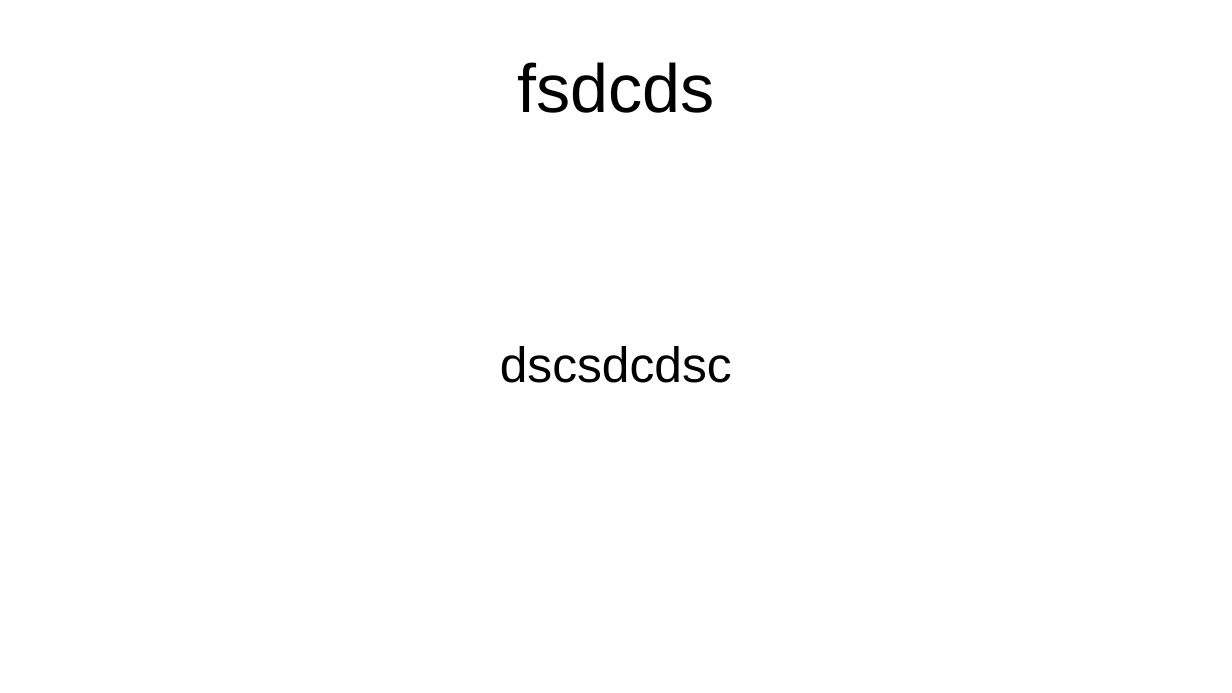
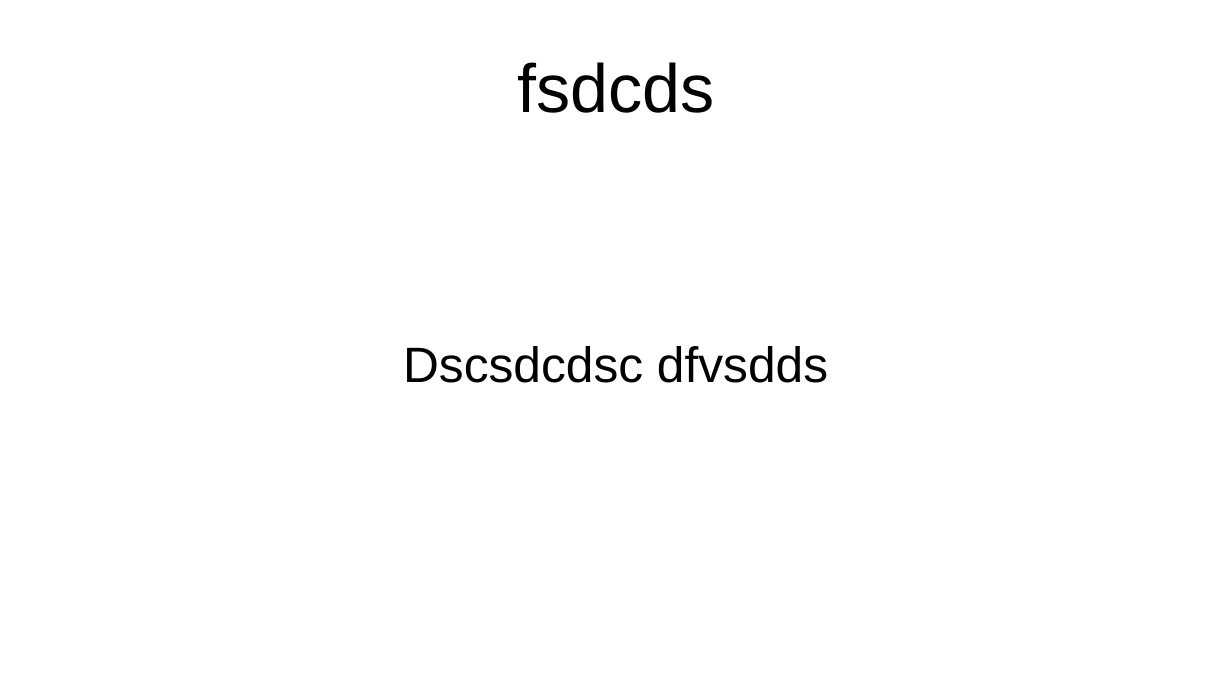
Before and after one commit to rainaankit/gitTutorials, a slide deck: slide 1 of myDocument.odp. Drawn at 1232x693 pixels with LibreOffice and Linux fonts; fonts in the diff are those of the drawing. Boxes give left, top, right and bottom in pixels: in the first picture for what was removed or moved away, otherwise in the second. Text is boxed around its words. In the diff, an @@ line names an element or a change of style, - is before the commit and + after.

```diff
--- a/myDocument.odp
+++ b/myDocument.odp
@@ subtitle at [403, 346, 828, 383]: text changed @@
-dscsdcdsc
+Dscsdcdsc dfvsdds
```
Also in this commit, not shown: 2 other files.
